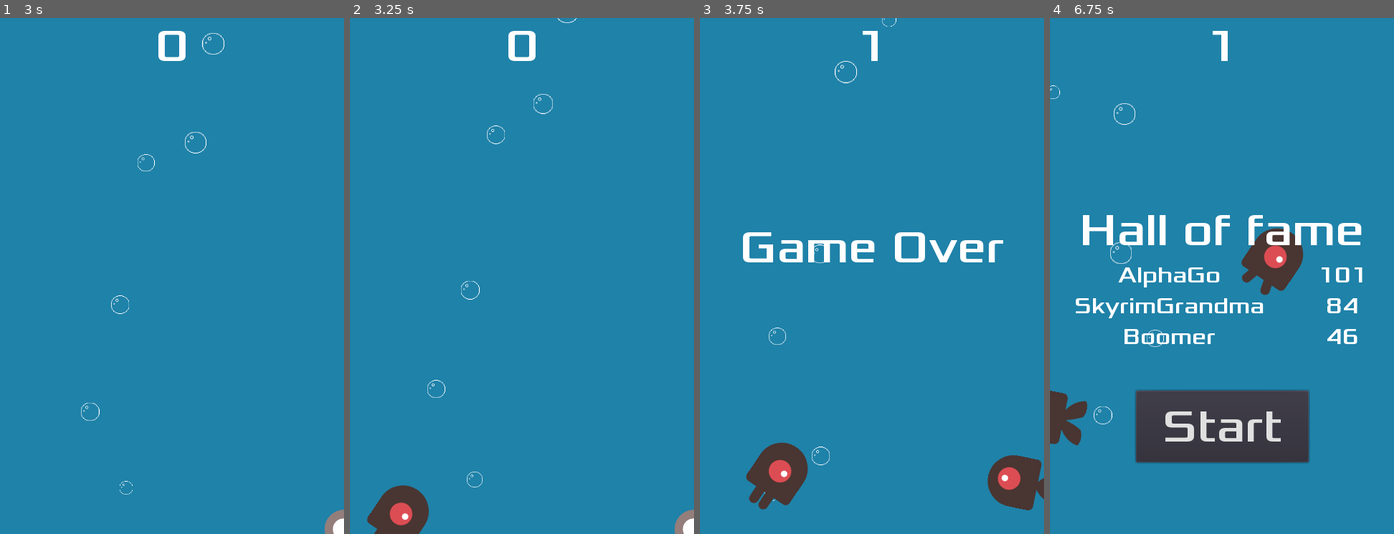
Above: before the commit, frames 1-4 (left to right).
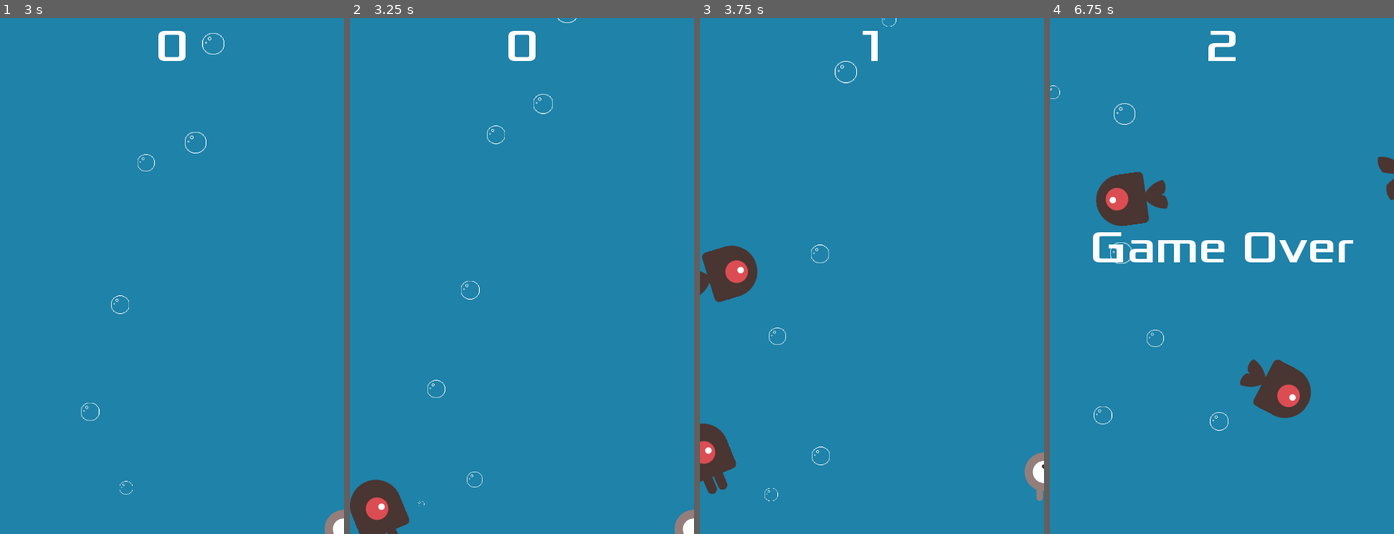
Above: after the commit, the same moments.

Repository: dancras/dodge_the_creeps
Game: Godot game, scene res://Main.tscn
Same seed, same stepped clock (60 frames per second), same inputs: the game is played once before the commit and once after it.
Inputs:
- Up to frame 1 (3 s): click "Start" at 0.5 s; hold Right (ui_right) 1.28-2.03 s; hold Down (ui_down) 2.03-2.78 s; hold Right (ui_right) from 2.78 s (still down)
- Up to frame 2 (3.25 s): keep holding Right (ui_right)
- Up to frame 3 (3.75 s): release Right (ui_right) at 3.53 s; hold Up (ui_up) from 3.53 s (still down)
- Up to frame 4 (6.75 s): release Up (ui_up) at 4.28 s; hold Left (ui_left) 4.28-5.78 s; hold Down (ui_down) 5.78-6.53 s; hold Right (ui_right) from 6.53 s (still down)

Frame 1 is identical in both runs. In frame 2, 1.7% of the frame differs, in the area x 0-23%, y 89-100%; in frame 3, 7.1%; in frame 4, 16%, in the area x 0-100%, y 2-87%.

Commit message:
Add angry mob variant

Diff:
--- a/Main.gd
+++ b/Main.gd
@@ -6,11 +6,6 @@
 
 func _ready():
     randomize()
-
-
-# Called every frame. 'delta' is the elapsed time since the previous frame.
-#func _process(delta):
-#    pass
 
 
 func game_over():
@@ -38,19 +33,32 @@
 func _on_MobTimer_timeout():
     # Choose a random location on Path2D.
     $MobPath/MobSpawnLocation.offset = randi()
+
     # Create a Mob instance and add it to the scene.
     var mob = Mob.instance()
+
     add_child(mob)
-    # Set the mob's direction perpendicular to the path direction.
-    var direction = $MobPath/MobSpawnLocation.rotation + PI / 2
+
     # Set the mob's position to a random location.
     mob.position = $MobPath/MobSpawnLocation.position
-    # Add some randomness to the direction.
-    direction += rand_range(-PI / 4, PI / 4)
-    mob.rotation = direction
-    # Set the velocity (speed & direction).
-    mob.linear_velocity = Vector2(rand_range(mob.min_speed, mob.max_speed), 0)
-    mob.linear_velocity = mob.linear_velocity.rotated(direction)
+
+    if (randi() % 10 == 0):
+        mob.get_node("AnimatedSprite").modulate = Color(1, 0, 0)
+
+        mob.rotation = mob.get_angle_to($Player.position)
+
+        mob.linear_velocity = Vector2(mob.angry_speed, 0)
+    else:
+        # Set the mob's direction perpendicular to the path direction.
+        var direction = $MobPath/MobSpawnLocation.rotation + PI / 2
+
+        # Add some randomness to the direction.
+        direction += rand_range(-PI / 4, PI / 4)
+        mob.rotation = direction
+
+        mob.linear_velocity = Vector2(rand_range(mob.min_speed, mob.max_speed), 0)
+
+    mob.linear_velocity = mob.linear_velocity.rotated(mob.rotation)
 
 
 func _on_ScoreTimer_timeout():
--- a/Mob.gd
+++ b/Mob.gd
@@ -2,17 +2,11 @@
 
 export var min_speed = 150
 export var max_speed = 250
+export var angry_speed = 350
 
-# Called when the node enters the scene tree for the first time.
 func _ready():
     var mob_types = $AnimatedSprite.frames.get_animation_names()
     $AnimatedSprite.animation = mob_types[randi() % mob_types.size()]
 
-
-# Called every frame. 'delta' is the elapsed time since the previous frame.
-#func _process(delta):
-#    pass
-
-
 func _on_VisibilityNotifier2D_screen_exited():
     queue_free()
--- a/Mob.tscn
+++ b/Mob.tscn
@@ -15,14 +15,14 @@
 "name": "fly",
 "speed": 3.0
 }, {
+"frames": [ ExtResource( 3 ), ExtResource( 4 ) ],
+"loop": true,
+"name": "swim",
+"speed": 3.0
+}, {
 "frames": [ ExtResource( 1 ), ExtResource( 2 ) ],
 "loop": true,
 "name": "walk",
-"speed": 3.0
-}, {
-"frames": [ ExtResource( 3 ), ExtResource( 4 ) ],
-"loop": true,
-"name": "swim",
 "speed": 3.0
 } ]
 
